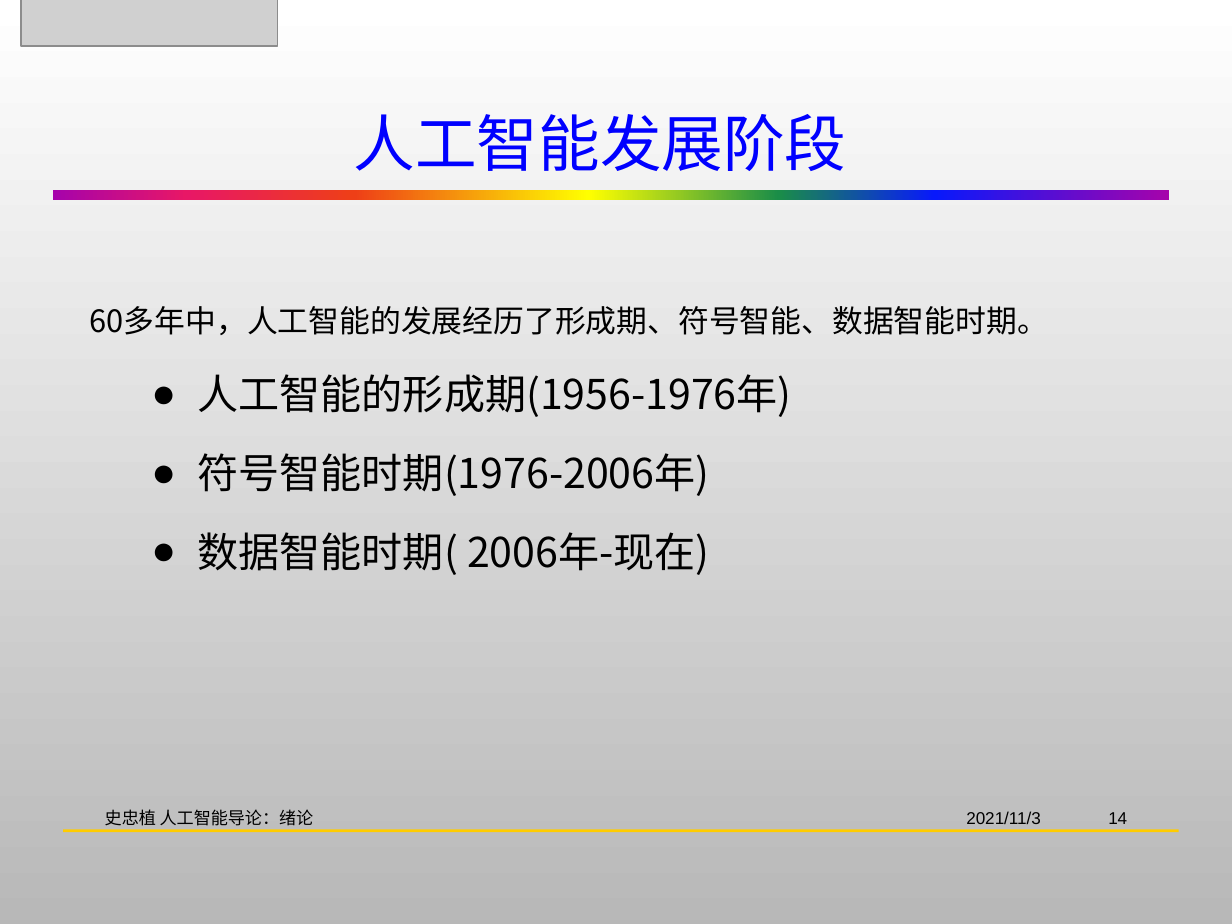
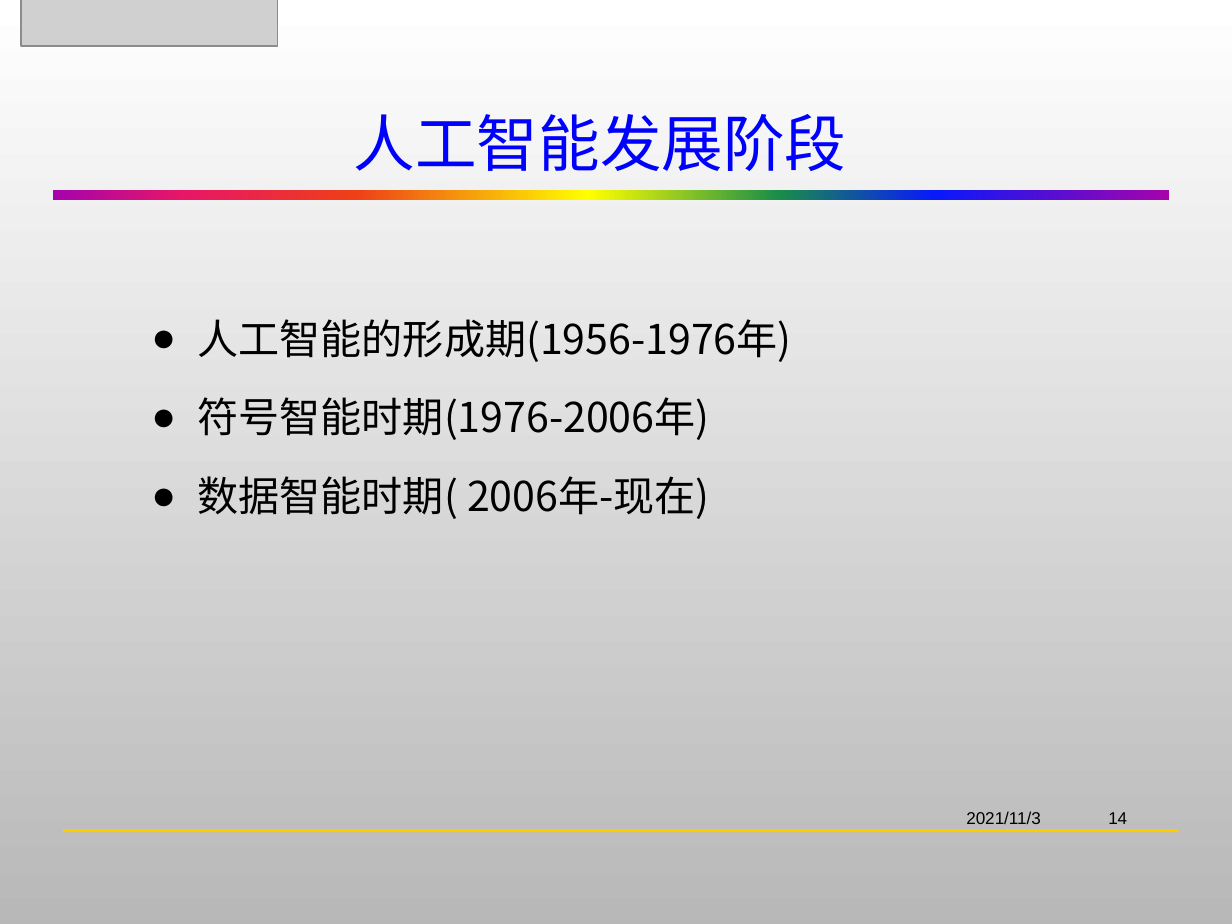
Before and after one commit to HBU/Artificial_Intelligence, a slide deck: slide 14 of AI-PPT-史忠植/AI01绪论.pptx. Drawn at 1232x924 pixels with LibreOffice and Linux fonts; fonts in the diff are those of the drawing; grey boxes stand for pictures; background and template pictures are left out. Boxes give left, top, right and bottom in pixels: in the first picture for what was removed or moved away, otherwise in the second. Text is boxed around its words. In the diff, an @@ line names an element or a change of style, - is before the commit and + after.

```diff
--- a/AI-PPT-史忠植/AI01绪论.pptx
+++ b/AI-PPT-史忠植/AI01绪论.pptx
@@ text at (90, 306, 1048, 335): paragraph removed @@
-60多年中，人工智能的发展经历了形成期、符号智能、数据智能时期。
@@ text removed at (105, 809, 314, 826) @@
-史忠植 人工智能导论：绪论
```
Also in this commit, not shown: 43 other slides changed, 1 other file.
